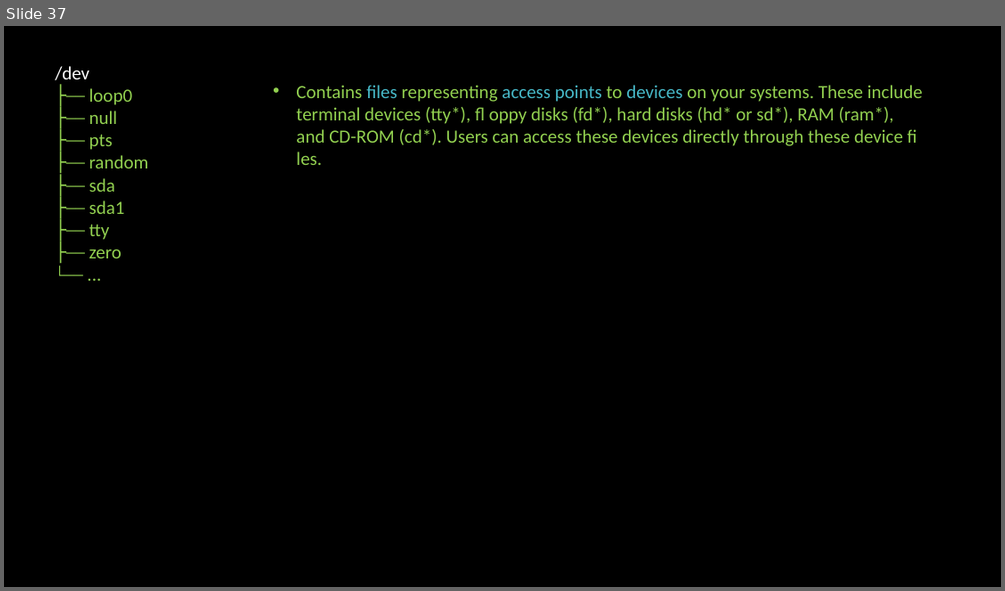
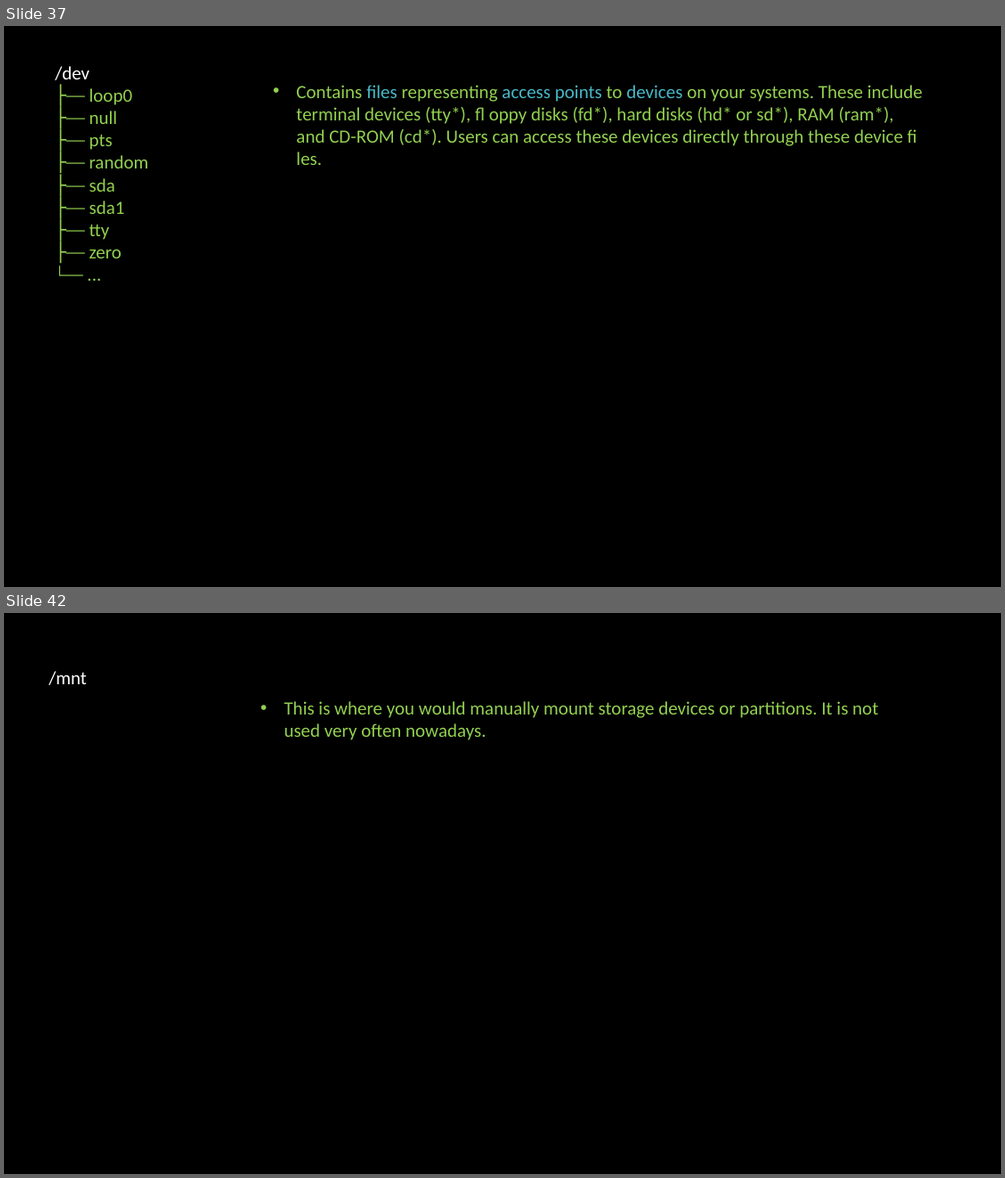
Before and after one commit to linuxfestival/introduction-to-linux-resources, a slide deck: PowerPoint/amirkabir_linux_festival.pptx. Shown one above the other, each under a label of ours: slide 37 before the commit, slides 37 and 42 after it; the slides between them are not shown. The pictures are 1005x591 and 1005x1178 pixels, drawn with LibreOffice and Linux fonts; fonts in the diff are those of the drawing. Boxes give left, top, right and bottom in pixels: in the first picture for what was removed or moved away, otherwise in the second. Text is boxed around its words. In the diff, an @@ line names an element or a change of style, - is before the commit and + after.

```diff
--- a/PowerPoint/amirkabir_linux_festival.pptx
+++ b/PowerPoint/amirkabir_linux_festival.pptx
@@ slide 42 added at [4, 613, 1001, 1174], background #000000 @@
@@ text added at [48, 671, 87, 685], 18 pt, text #FFFFFF @@
+/mnt
@@ text added at [284, 701, 878, 740], 18 pt, text #92D050 @@
+• This is where you would manually mount storage devices or partitions. It is not used very often nowadays.
```
Also in this commit, not shown: 1 slide changed, 3 other slides added.
